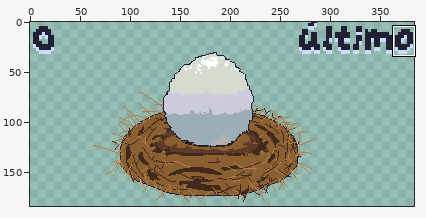
A pixel-art file gets an edit: src/animação/AnimaçãoOvo.aseprite. The picture above shows the old version from afar; the outline marks the close-up.
Close-up. Earlier state:
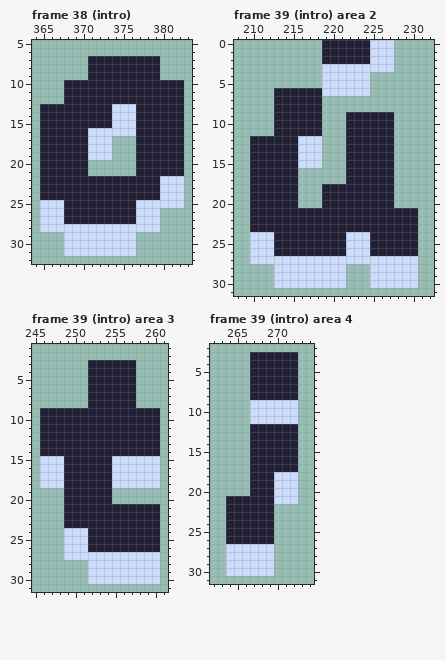
384x208 pixels, 45 frames. Shown: frame 38 (intro): x 364..383, y 5..32; frame 39 (intro) area 2: x 208..232, y 0..31; frame 39 (intro) area 3: x 245..261, y 1..31; frame 39 (intro) area 4: x 262..274, y 2..31. The wide view leaves out empty margins. The commit also changed other frames or places, which this record leaves out.
The same view after the edit:
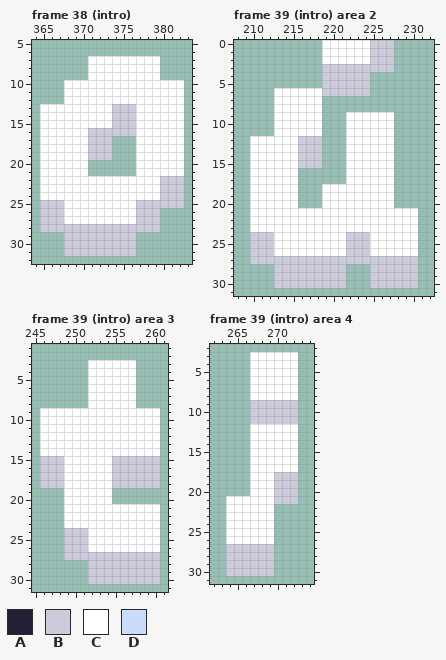
Palette (. is transparent): A #222034  B #cbcbdb  C #ffffff  D #cbdbfc
From old to new:
Frame 38 (intro), layer "Texto":
The edit turns colour D into colour B in rows 13 to 15 at x 374 to 376; in row 16 at x 371 to 376; in rows 17 to 19 at x 371 to 373; in rows 22 to 24 at x 380 to 382; in row 25 at x 365 to 367 and 377 to 382; in rows 26 to 27 at x 365 to 367 and 377 to 379.
The edit turns colour D into colour B in row 28 at x 365 to 379; in rows 29 to 31 at x 368 to 376.
The edit turns colour A into colour C in rows 7 to 9 at x 371 to 379; in rows 10 to 12 at x 368 to 382; in rows 13 to 15 at x 365 to 373 and 377 to 382; in rows 16 to 21 at x 365 to 370 and 377 to 382; in rows 22 to 24 at x 365 to 379; in rows 25 to 27 at x 368 to 376.
Frame 39 (intro) area 2, layer "Texto":
The edit turns colour D into colour B in rows 0 to 2 at x 225 to 227; in row 3 at x 219 to 227; in rows 4 to 6 at x 219 to 224; in rows 12 to 15 at x 216 to 218; in rows 24 to 26 at x 210 to 212 and 222 to 224; in row 27 at x 210 to 230.
The edit turns colour D into colour B in rows 28 to 30 at x 213 to 221 and 225 to 230.
The edit turns colour A into colour C in rows 0 to 2 at x 219 to 224; in rows 6 to 8 at x 213 to 218; in rows 9 to 11 at x 213 to 218 and 222 to 227; in rows 12 to 17 at x 210 to 215 and 222 to 227; in rows 18 to 20 at x 210 to 215 and 219 to 227; in rows 21 to 23 at x 210 to 230.
The edit turns colour A into colour C in rows 24 to 26 at x 213 to 221 and 225 to 230.
Frame 39 (intro) area 3, layer "Texto":
The edit turns colour D into colour B in rows 15 to 18 at x 246 to 248 and 255 to 260; in rows 24 to 26 at x 249 to 251; in row 27 at x 249 to 260; in rows 28 to 30 at x 252 to 260.
The edit turns colour A into colour C in rows 3 to 8 at x 252 to 257; in rows 9 to 14 at x 246 to 260; in rows 15 to 20 at x 249 to 254; in rows 21 to 23 at x 249 to 260; in rows 24 to 26 at x 252 to 260.
Frame 39 (intro) area 4, layer "Texto":
The edit turns colour D into colour B in rows 9 to 11 at x 267 to 272; in rows 18 to 21 at x 270 to 272; in rows 27 to 30 at x 264 to 269.
The edit turns colour A into colour C in rows 3 to 8 at x 267 to 272; in rows 12 to 17 at x 267 to 272; in rows 18 to 20 at x 267 to 269; in rows 21 to 26 at x 264 to 269.
Where, in picture pixels (left, top, right, bottom), the same in both close-ups:
changed: (40, 56, 184, 256)
changed: (250, 40, 418, 288)
changed: (40, 360, 160, 584)
changed: (226, 352, 298, 576)
